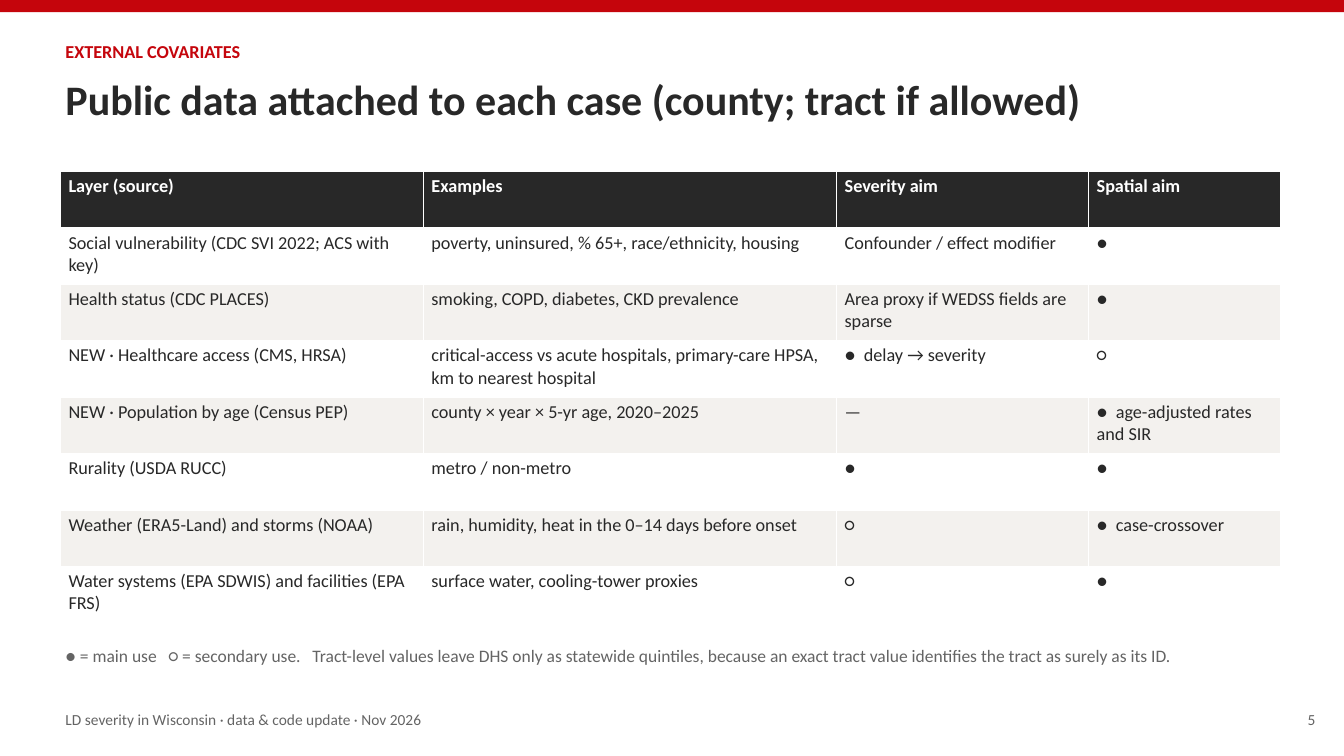
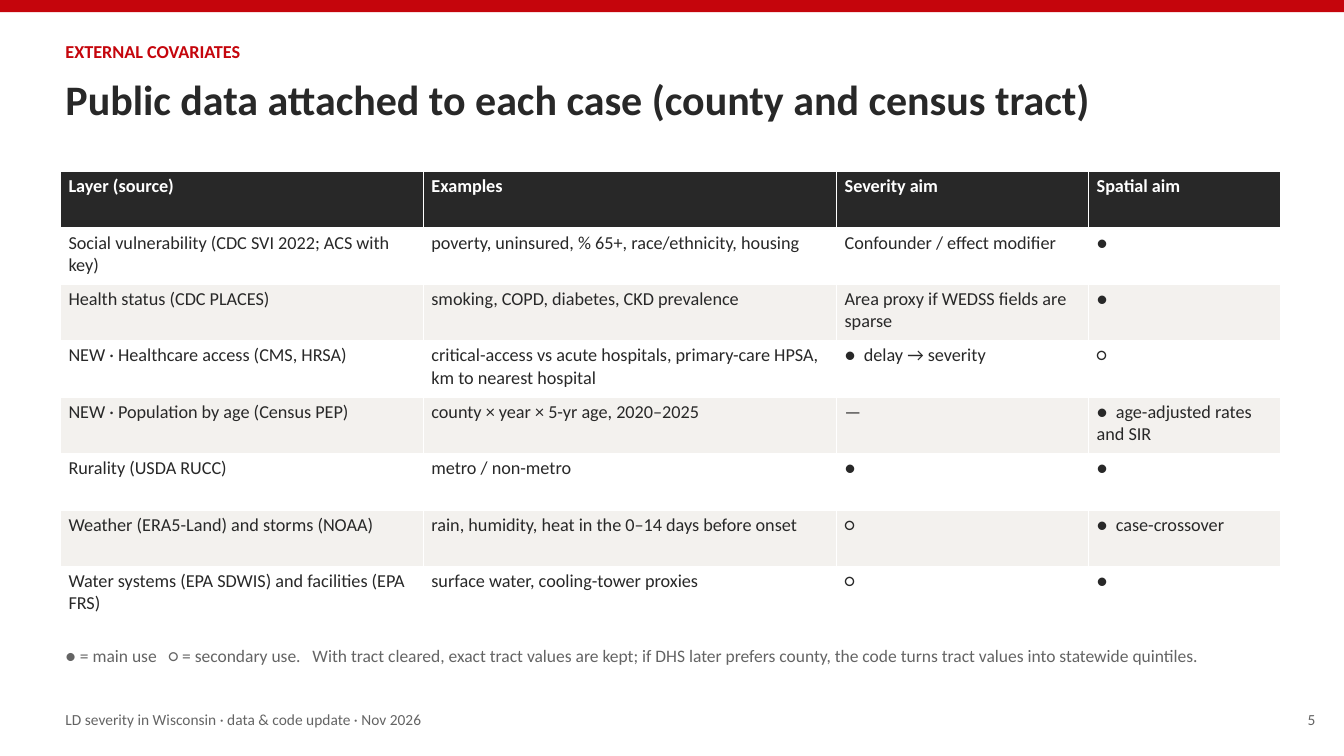
Before and after one commit to juel15401/Campinas_Dengue_Zika, a slide deck: slide 5 of legionnaires_update/deck/LD_project_update_for_Rachel_2026-11.pptx. Drawn at 1344x756 pixels with LibreOffice and Linux fonts; fonts in the diff are those of the drawing. Boxes give left, top, right and bottom in pixels: in the first picture for what was removed or moved away, otherwise in the second. Text is boxed around its words. In the diff, an @@ line names an element or a change of style, - is before the commit and + after.

```diff
--- a/legionnaires_update/deck/LD_project_update_for_Rachel_2026-11.pptx
+++ b/legionnaires_update/deck/LD_project_update_for_Rachel_2026-11.pptx
@@ text at (65,84,1089,122): text changed @@
-Public data attached to each case (county; tract if allowed)
+Public data attached to each case (county and census tract)
@@ text at (93,650,1198,665): text changed @@
-● = main use ○ = secondary use. Tract-level values leave DHS only as statewide quintiles, because an exact tract value identifies the tract as surely as its ID.
+● = main use ○ = secondary use. With tract cleared, exact tract values are kept; if DHS later prefers county, the code turns tract values into statewide quintiles.
```
Also in this commit, not shown: 5 other slides changed, 7 other files.
